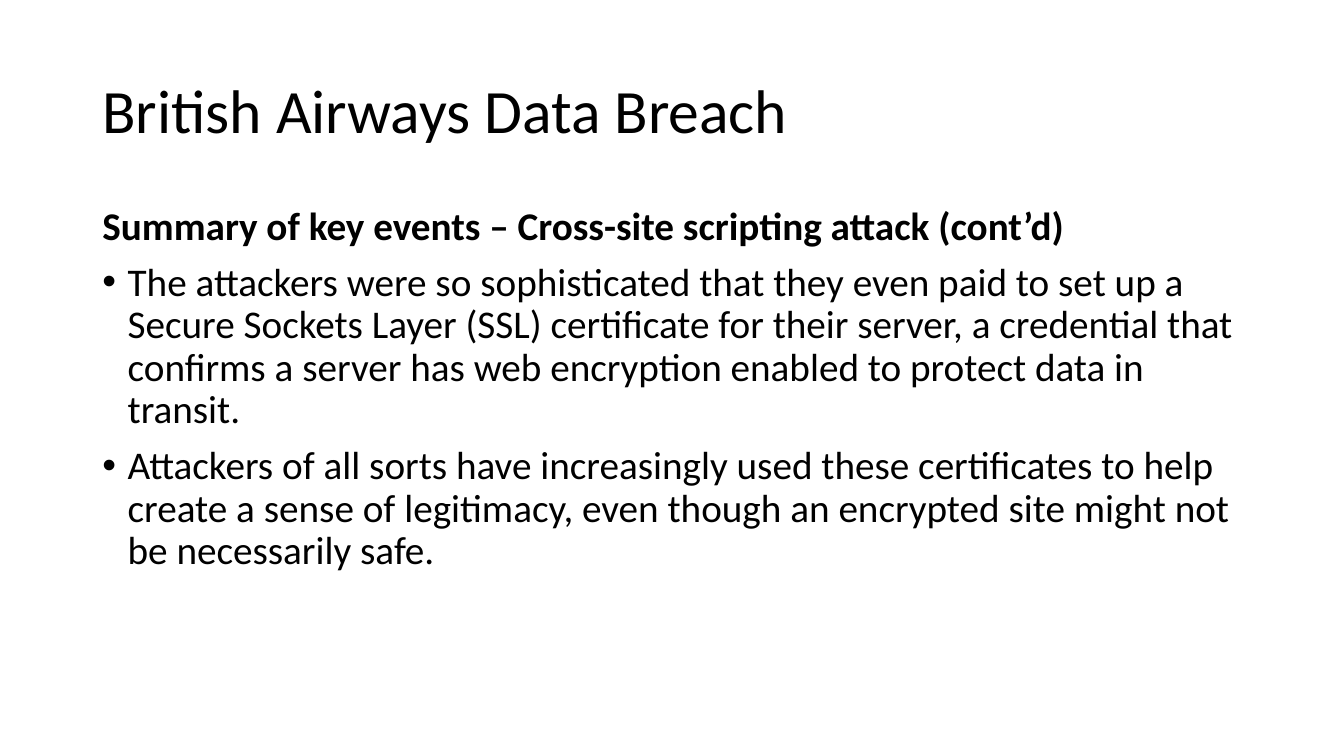
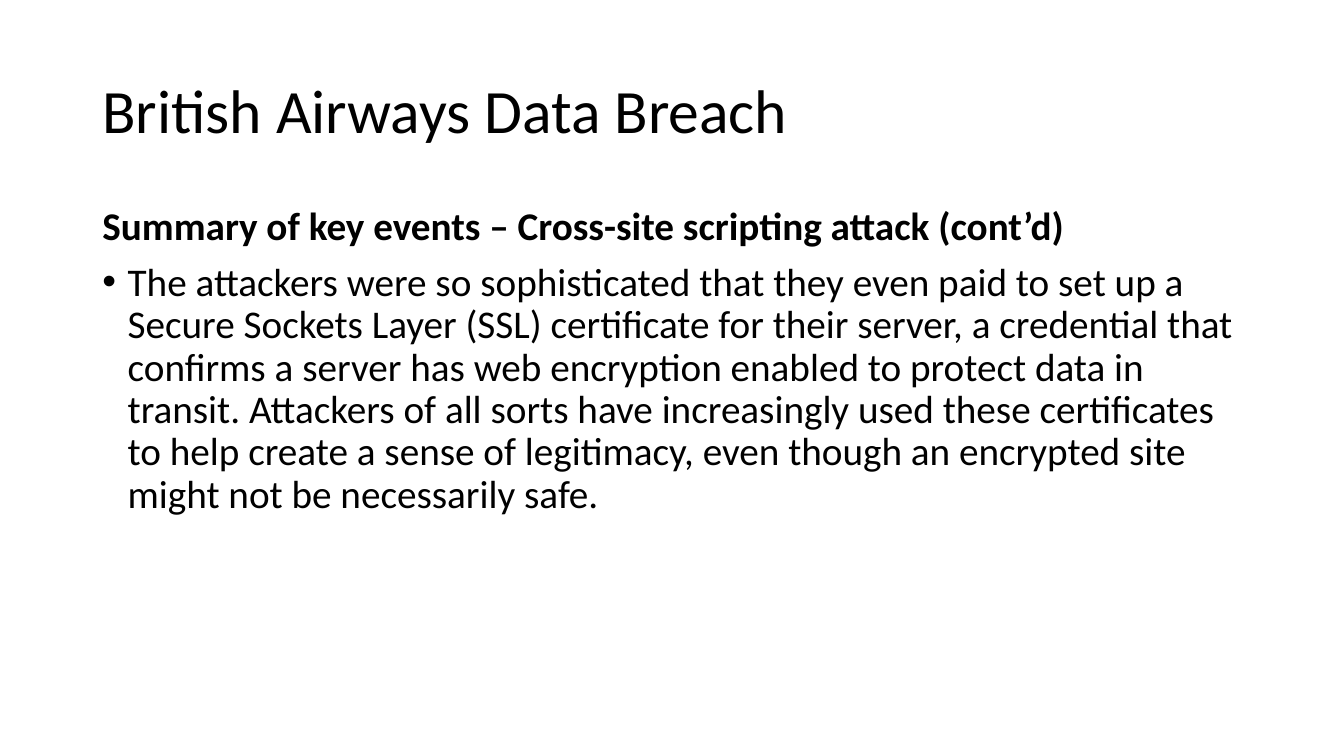
Before and after one commit to nicholasneo78/regression-analysis, a slide deck: slide 23 of CE4062-project.pptx. Drawn at 1344x756 pixels with LibreOffice and Linux fonts; fonts in the diff are those of the drawing. Boxes give left, top, right and bottom in pixels: in the first picture for what was removed or moved away, otherwise in the second. Text is boxed around its words. In the diff, an @@ line names an element or a change of style, - is before the commit and + after.

```diff
--- a/CE4062-project.pptx
+++ b/CE4062-project.pptx
@@ text at (x1=128, y1=268, x2=1232, y2=515): text changed @@
-• The attackers were so sophisticated that they even paid to set up a Secure Sockets Layer (SSL) certificate for their server, a credential that confirms a server has web encryption enabled to protect data in transit.
-• Attackers of all sorts have increasingly used these certificates to help create a sense of legitimacy, even though an encrypted site might not be necessarily safe.
+• The attackers were so sophisticated that they even paid to set up a Secure Sockets Layer (SSL) certificate for their server, a credential that confirms a server has web encryption enabled to protect data in transit. Attackers of all sorts have increasingly used these certificates to help create a sense of legitimacy, even though an encrypted site might not be necessarily safe.
```
Also in this commit, not shown: 1 other slide changed, 1 other file.
